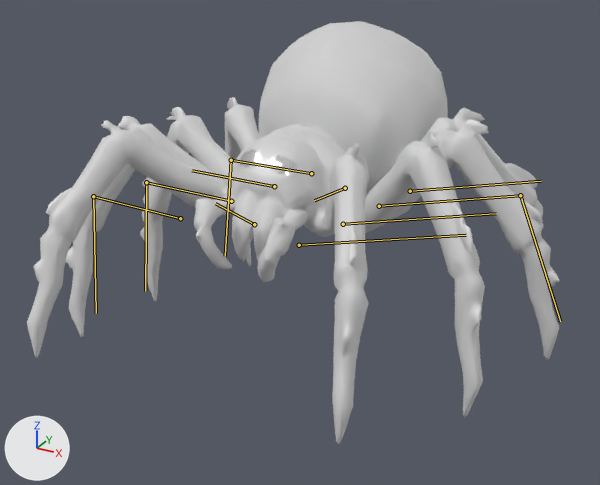
Before and after pictures for a commit that changed the glTF model godot/assets/creatures/spider.glb.
Both versions are drawn from a 50 mm lens placed at (1.288, -2.403, 1.362), pointed at (0.005, -0.07, 0.196). Every picture has the same lights, and +X, +Y and +Z are marked at lower left. The first picture is the older version. Both versions are drawn at frame 8 of the action 'cast'; the numbers are the values there. The bones that change, and the others that lie on the model, are drawn over the model as lines.

The first picture shows 'geometry_0'.
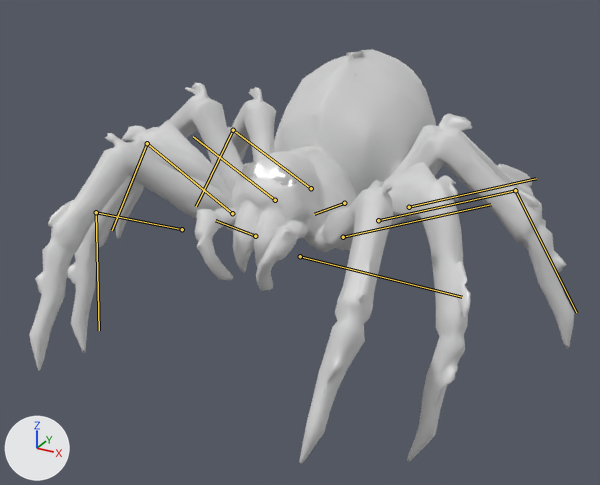
Boxes (x1, y1, x2, y2) around the edits, measured in the pictures (600 x 485 px):
'geometry_0', posed
    before: (27, 21, 560, 444)
    after: (29, 49, 574, 464)
bone 'body', root to tip
    before: (345, 188) to (314, 200)
    after: (344, 203) to (314, 214)
bone 'head', root to tip
    before: (254, 224) to (215, 203)
    after: (255, 236) to (215, 220)
bone 'leg_1_0', root to tip
    before: (299, 245) to (466, 235)
    after: (300, 256) to (462, 297)
bone 'leg_1_1', root to tip
    before: (343, 224) to (496, 213)
    after: (343, 237) to (491, 204)
bone 'leg_1_2', root to tip
    before: (379, 206) to (520, 195)
    after: (378, 220) to (515, 190)
bone 'leg_1_3', root to tip
    before: (410, 191) to (541, 181)
    after: (409, 207) to (536, 178)
bone 'leg_-1_0', root to tip
    before: (180, 218) to (93, 196)
    after: (182, 229) to (96, 212)
bone 'leg_-1_1', root to tip
    before: (231, 201) to (146, 182)
    after: (232, 213) to (147, 143)
bone 'leg_-1_2', root to tip
    before: (274, 186) to (192, 170)
    after: (275, 200) to (193, 136)
bone 'leg_-1_3', root to tip
    before: (311, 173) to (231, 160)
    after: (311, 188) to (233, 130)

What the commit changed:
Bone 'body' (bone_body) moves from (0.0, 0.0, -0.12) to (0.0, 0.0, -0.18).
Bone 'body' (bone_body) turns from (7, 0, 0) to (9, 0, 0) degrees about its own x, y and z.
Bone 'head' (bone_head) turns from (-22, 0, 0) to (-17, 0, 0) degrees about its own x, y and z.
Bone 'leg_1_0' (bone_leg_1_0) turns from (0, 0, 0) to (-18, 0, 0) degrees about its own x, y and z.
Bone 'leg_1_1' (bone_leg_1_1) turns from (0, 0, 0) to (9, 0, 0) degrees about its own x, y and z.
Bone 'leg_1_2' (bone_leg_1_2) turns from (0, 0, 0) to (9, 0, 0) degrees about its own x, y and z.
Bone 'leg_1_3' (bone_leg_1_3) turns from (0, 0, 0) to (9, 0, 0) degrees about its own x, y and z.
Bone 'leg_-1_0' (bone_leg__1_0) turns from (-16, 0, 0) to (-18, 0, 0) degrees about its own x, y and z.
Bone 'leg_-1_1' (bone_leg__1_1) turns from (-16, 0, 0) to (9, 0, 0) degrees about its own x, y and z.
Bone 'leg_-1_2' (bone_leg__1_2) turns from (-16, 0, 0) to (9, 0, 0) degrees about its own x, y and z.
Bone 'leg_-1_3' (bone_leg__1_3) turns from (-16, 0, 0) to (9, 0, 0) degrees about its own x, y and z.
